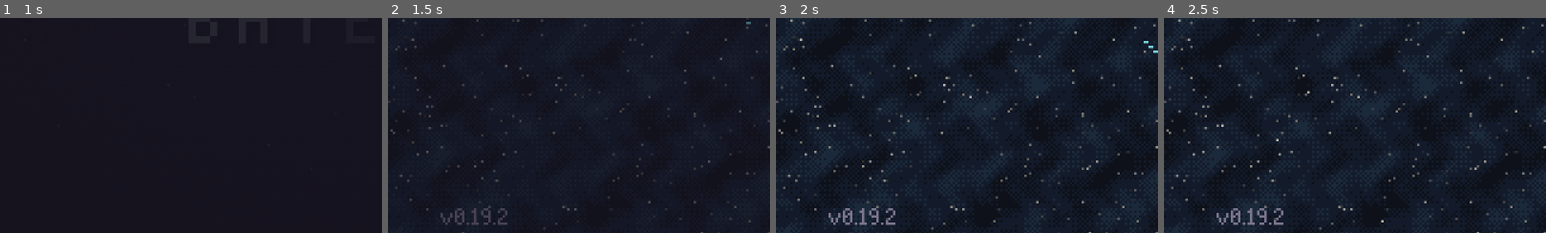
Above: before the commit, frames 1-4 (left to right).
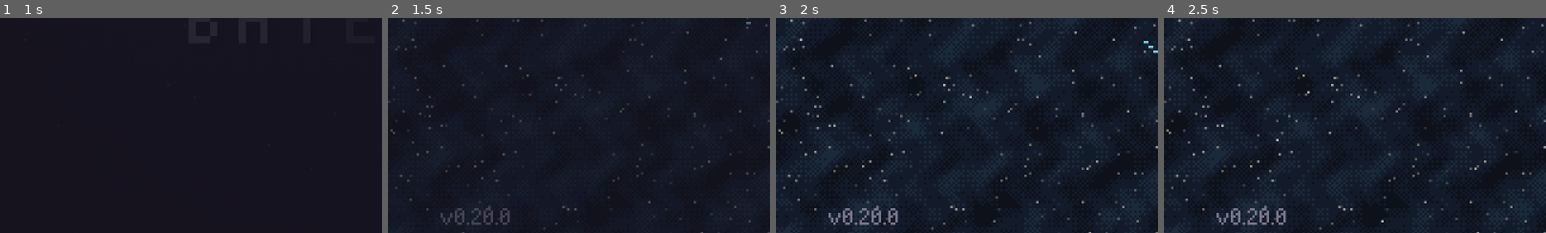
Above: after the commit, the same moments.

Repository: rodriguezric/protektor-jrpg
Game: Godot game, scene res://scenes/shell.tscn
Same seed, same stepped clock (60 frames per second), same inputs: the game is played once before the commit and once after it.
Inputs (mouse positions are % of the whole screen's width and height, from its top left):
- Up to frame 1 (1 s): tap Enter at 0.5 s; move the mouse to (72, 45) at 0.52 s; hold Right (right) from 0.53 s (still down); hold Z (accept) from 0.53 s (still down); click (72, 45) at 0.67 s; tap Space at 0.77 s
- Up to frame 2 (1.5 s): release Right (right) at 1.25 s; release Z (accept) at 1.25 s; drag from (30, 55) to (45, 70) at 1.27 s
- Up to frame 3 (2 s): no input
- Up to frame 4 (2.5 s): move the mouse to (60, 28) at 2.02 s; hold Right (right) from 2.03 s (still down); tap Enter at 2.1 s
The pictures show only the part of the screen within x 0-50%, y 49-99%; the shares and areas given below are measured in that part.

Frame 1 is identical in both runs. In frame 2, 0.3% of the frame differs, in the area x 22-32%, y 88-97%; in frame 3, 0.3%, in the area x 21-32%, y 88-97%; in frame 4, 0.3%.

Commit message:
feature_tune_auto

Diff:
--- a/project.godot
+++ b/project.godot
@@ -11,7 +11,7 @@
 [application]
 
 config/name="Protektor: Children of the Void"
-config/version="0.19.2"
+config/version="0.20.0"
 run/main_scene="res://scenes/shell.tscn"
 config/features=PackedStringArray("4.6")
 run/flush_stdout_on_print=true
--- a/scripts/data.gd
+++ b/scripts/data.gd
@@ -103,7 +103,7 @@
 static var WEAPONS := {
 	"basic": {"name": "Basic Shot", "cost": 0, "missions": 0, "desc": "The Protektor's standard beam bolt."},
 	"wave": {"name": "Wave Shot", "cost": 350, "missions": 3, "desc": "A wide crescent that is hard to miss."},
-	"auto": {"name": "Auto Shot", "cost": 400, "missions": 5, "desc": "Hold fire for a fast stream, up to five shots at once."},
+	"auto": {"name": "Auto Shot", "cost": 400, "missions": 5, "desc": "Hold fire to keep shooting. Cannon Cycler sets how fast."},
 	"beam": {"name": "Beam Shot", "cost": 550, "missions": 7, "desc": "A focused lance that deals 3 damage."},
 }
 
--- a/scripts/mission.gd
+++ b/scripts/mission.gd
@@ -20,7 +20,7 @@
 	"basic": {"max": 3, "speed": 560.0, "r": 5.0, "dmg": 1.0, "cd": 1.0},
 	"wave": {"max": 3, "speed": 470.0, "r": 14.0, "dmg": 1.0, "cd": 1.15},
 	"beam": {"max": 3, "speed": 820.0, "r": 4.0, "dmg": 3.0, "cd": 1.35},
-	"auto": {"max": 5, "speed": 600.0, "r": 5.0, "dmg": 1.0, "cd": 0.6},
+	"auto": {"max": 3, "speed": 600.0, "r": 5.0, "dmg": 1.0, "cd": 1.0},
 }
 const EXT_SHIELD_REACH := 14.0
 const MISSILE_INTERVAL := 2.6
@@ -659,6 +659,9 @@
 	elif _fire_buffer > 0.0 and _fire_cd <= 0.0:
 		_fire_buffer = 0.0
 		_try_fire()
+	# only Auto Shot keeps firing while held; every other weapon is one shot per press
+	if str(lo.weapon) != "auto":
+		return
 	var held := Input.is_action_pressed("accept") or (_aim_mode == "mouse" and Input.is_mouse_button_pressed(MOUSE_BUTTON_LEFT))
 	if held and _fire_cd <= 0.0:
 		_try_fire()
--- a/tools/autotest.gd
+++ b/tools/autotest.gd
@@ -953,17 +953,24 @@
 			get_tree().quit()
 		"firecheck":
 			auto_talk = false
+			var fw := OS.get_environment("PK_WEAPON")
+			if fw != "":
+				Game.story.weapons = ["basic", fw]
+				Game.story.weapon = fw
 			main.start_mission("terra_virex_level_01", true, false)
 			await wait(1.0)
 			var m: Mission = main.mission_layer.get_child(0)
 			var mx := 0
+			var shots := 0
 			# hold fire
 			_send("accept", true)
 			for i in 90:
+				var before := m.bolts.size()
 				await get_tree().process_frame
+				shots += maxi(0, m.bolts.size() - before)
 				mx = maxi(mx, m.bolts.size())
 			_send("accept", false)
-			print("held fire, max in flight: ", mx)
+			print("weapon ", m.lo.weapon, " held fire, shots: ", shots, " max in flight: ", mx)
 			await wait(1.0)
 			mx = 0
 			# mash fire as fast as possible (a press every 2 frames)
